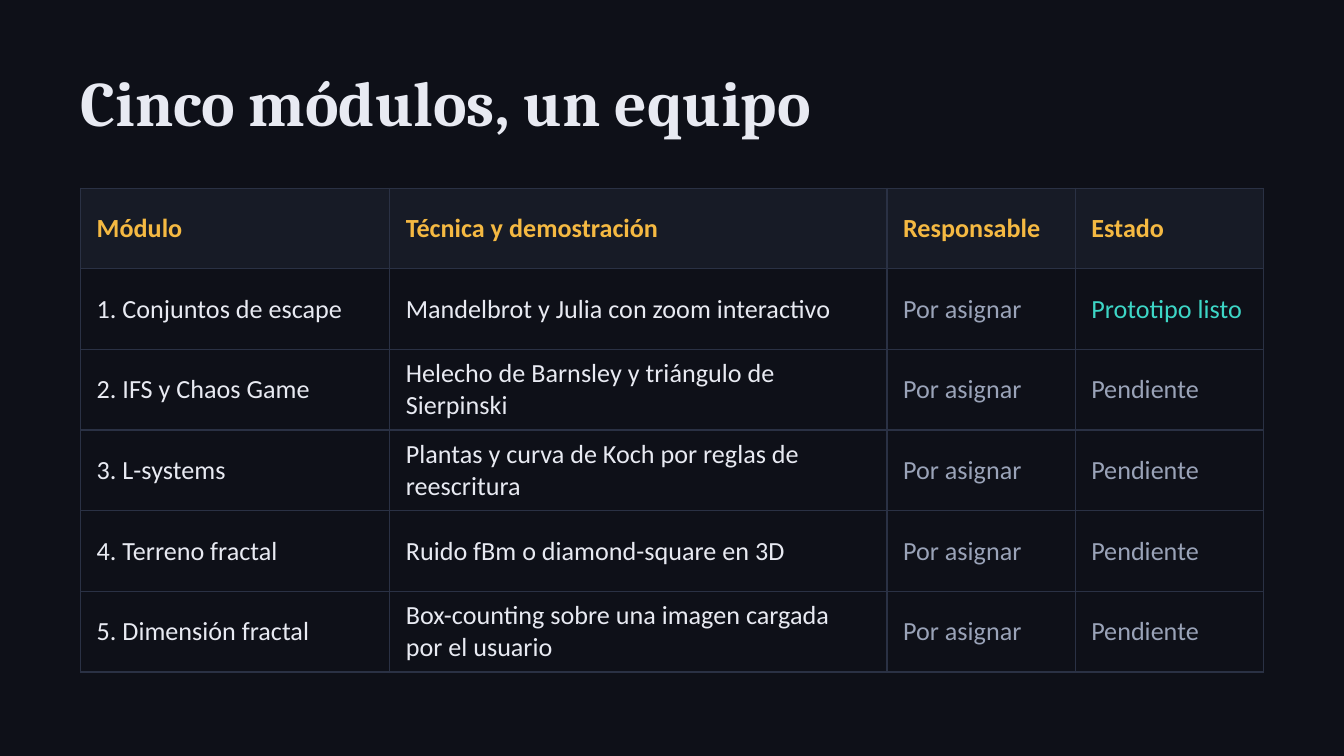
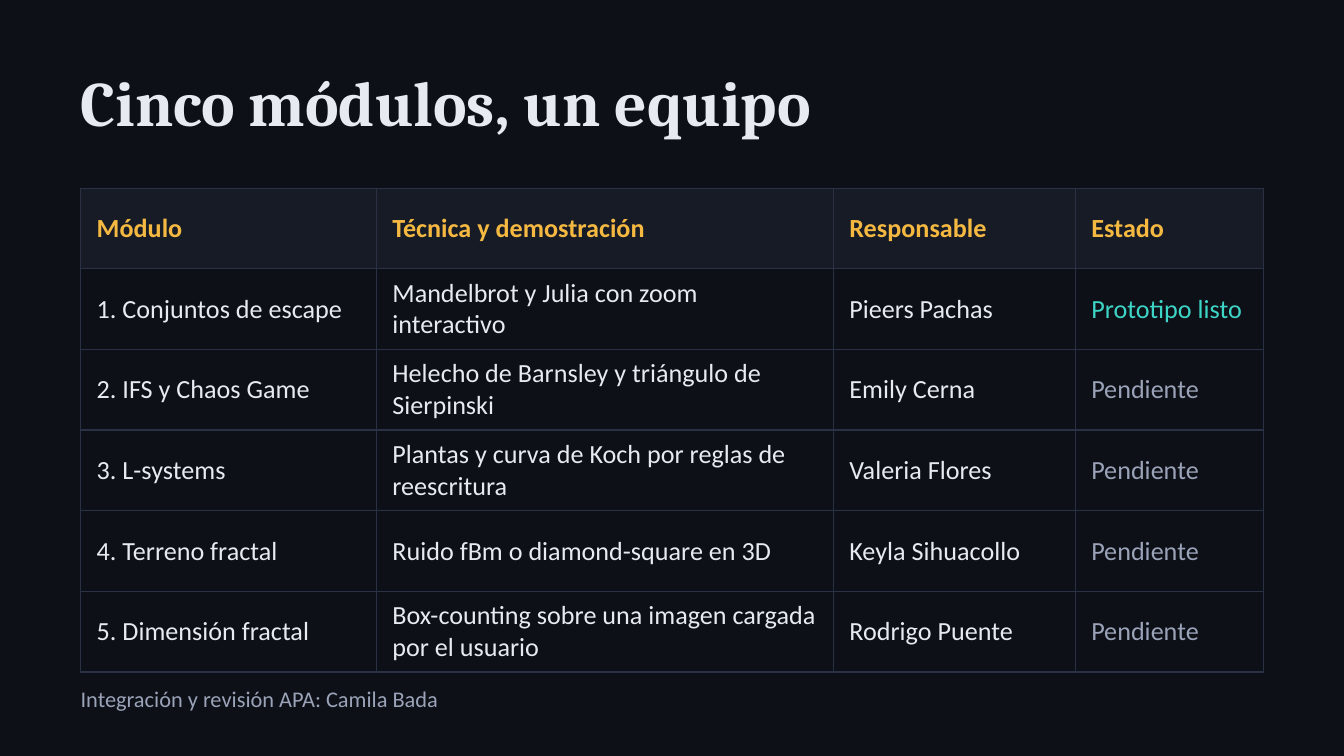
Before and after one commit to keylasihuacollo/geometria-fractal, a slide deck: slide 5 of docs/presentacion/avance-geometria-fractal.pptx. Drawn at 1344x756 pixels with LibreOffice and Linux fonts; fonts in the diff are those of the drawing. Boxes give left, top, right and bottom in pixels: in the first picture for what was removed or moved away, otherwise in the second. Text is boxed around its words. In the diff, an @@ line names an element or a change of style, - is before the commit and + after.

```diff
--- a/docs/presentacion/avance-geometria-fractal.pptx
+++ b/docs/presentacion/avance-geometria-fractal.pptx
@@ table at (81,188,1263,665) @@
-row 2, column 3: Por asignar
+row 2, column 3: Pieers Pachas
-row 3, column 3: Por asignar
+row 3, column 3: Emily Cerna
-row 4, column 3: Por asignar
+row 4, column 3: Valeria Flores
-row 5, column 3: Por asignar
+row 5, column 3: Keyla Sihuacollo
-row 6, column 3: Por asignar
+row 6, column 3: Rodrigo Puente
@@ text added at (81,691,438,711), 12 pt, text #9AA3B8 @@
+Integración y revisión APA: Camila Bada
```
Also in this commit, not shown: 6 other files.
